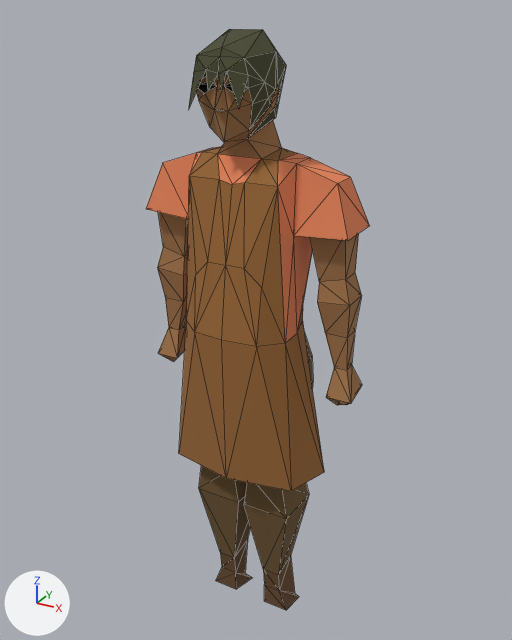
The glTF model public/models/tanners.gltf as it was, and as the next commit left it.
Rendered twice from a 50 mm lens placed at (98.4, -177.4, 201.0), pointed at (-0.5, 2.5, 111.0). Arrows for +X, +Y and +Z are at lower left; the lights stay in place. The older version comes first. Mesh edges are drawn as thin lines. Vertices at exactly the same position are counted once.
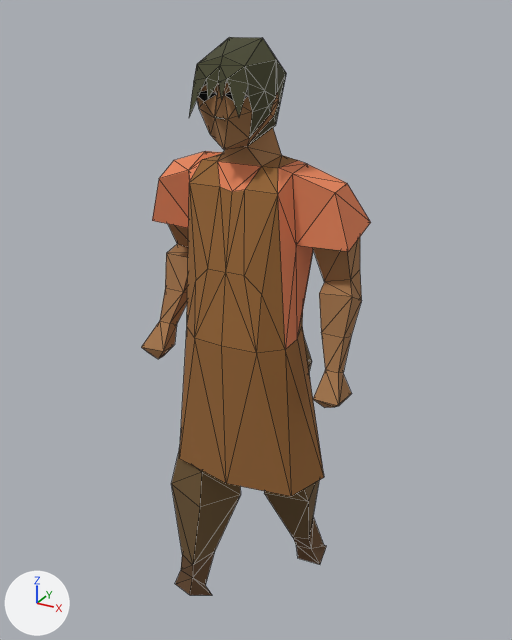
The newer file adds a shape key; the second version is drawn at full value of the shape key 'target_0' of 'Mesh_0', and the change is written as the vertex moves it makes.

The change, as a diff of the scene's bpy script:
```diff
--- a/public/models/tanners.gltf.py
+++ b/public/models/tanners.gltf.py
@@ me_mesh_0 @@
 # used by ob_mesh_0; location = (0.0, 0.0, 0.0)
-me_mesh_0.from_pydata(...)  # 236 vertices, 439 faces; spans x -35.0..35.0, y -20.0..12.0, z -1.0..196.0
+me_mesh_0.from_pydata(...)  # 241 vertices, 439 faces; spans x -35.0..35.0, y -42.0..33.0, z -3.0..194.0
+# me_mesh_0 part 1: the loose piece of 62 vertices spanning x -17.0..17.0, y -9.0..12.0, z -1.0..123.0 is rebuilt with 62 vertices and now spans x -27.0..19.0, y -18.0..33.0, z -3.0..121.0
+# me_mesh_0 part 2: the loose piece of 28 vertices spanning x 20.0..35.0, y -5.0..5.0, z 91.0..146.0 is rebuilt with 28 vertices and now spans x 20.0..35.0, y -14.0..8.0, z 94.0..146.0
+# me_mesh_0 part 3: the loose piece of 28 vertices spanning x -35.0..-20.0, y -5.0..5.0, z 91.0..146.0 is rebuilt with 28 vertices and now spans x -35.0..-20.0, y -15.0..12.0, z 96.0..147.0
+# me_mesh_0 part 4
+# 114 vertices are removed from x -33.0..33.0, y -20.0..10.0, z 64.0..196.0
+# 221 faces are deleted
+# 119 vertices are added at x -33.0..33.0, y -42.0..10.0, z 62.0..194.0
+# 221 new faces join them
 me_mesh_0.materials.append(mat_material_0)
```

Boxes (x1, y1, x2, y2) around the edits, measured in the pictures (512 x 640 px; the box of a moved part takes in the faces that stretch with it):
'Mesh_0', reshaped: before (146, 29, 370, 610); after (142, 37, 371, 595)
part 1 of me_mesh_0, rebuilt (36% wider, 7% shorter): before (199, 335, 313, 610); after (171, 338, 326, 595)
part 2 of me_mesh_0, rebuilt: before (310, 233, 362, 405); after (313, 237, 362, 408)
part 3 of me_mesh_0, rebuilt: before (157, 212, 188, 362); after (142, 224, 188, 359)
part 4 of me_mesh_0, moved or reshaped: before (146, 29, 370, 491); after (152, 37, 371, 496)
